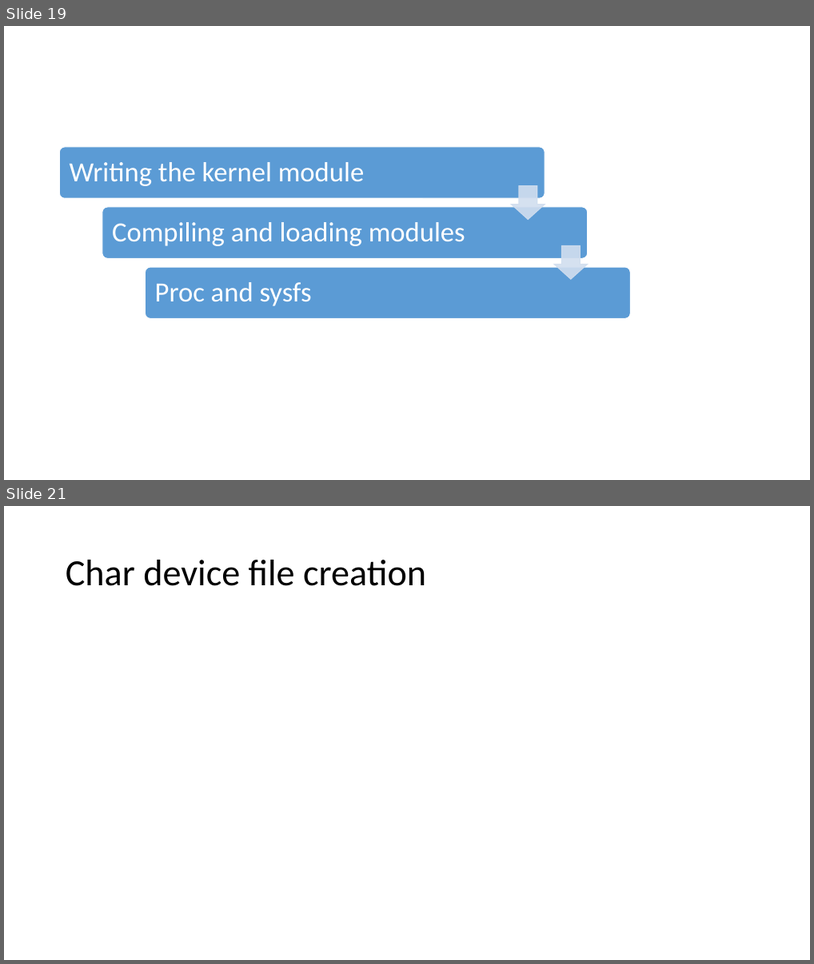
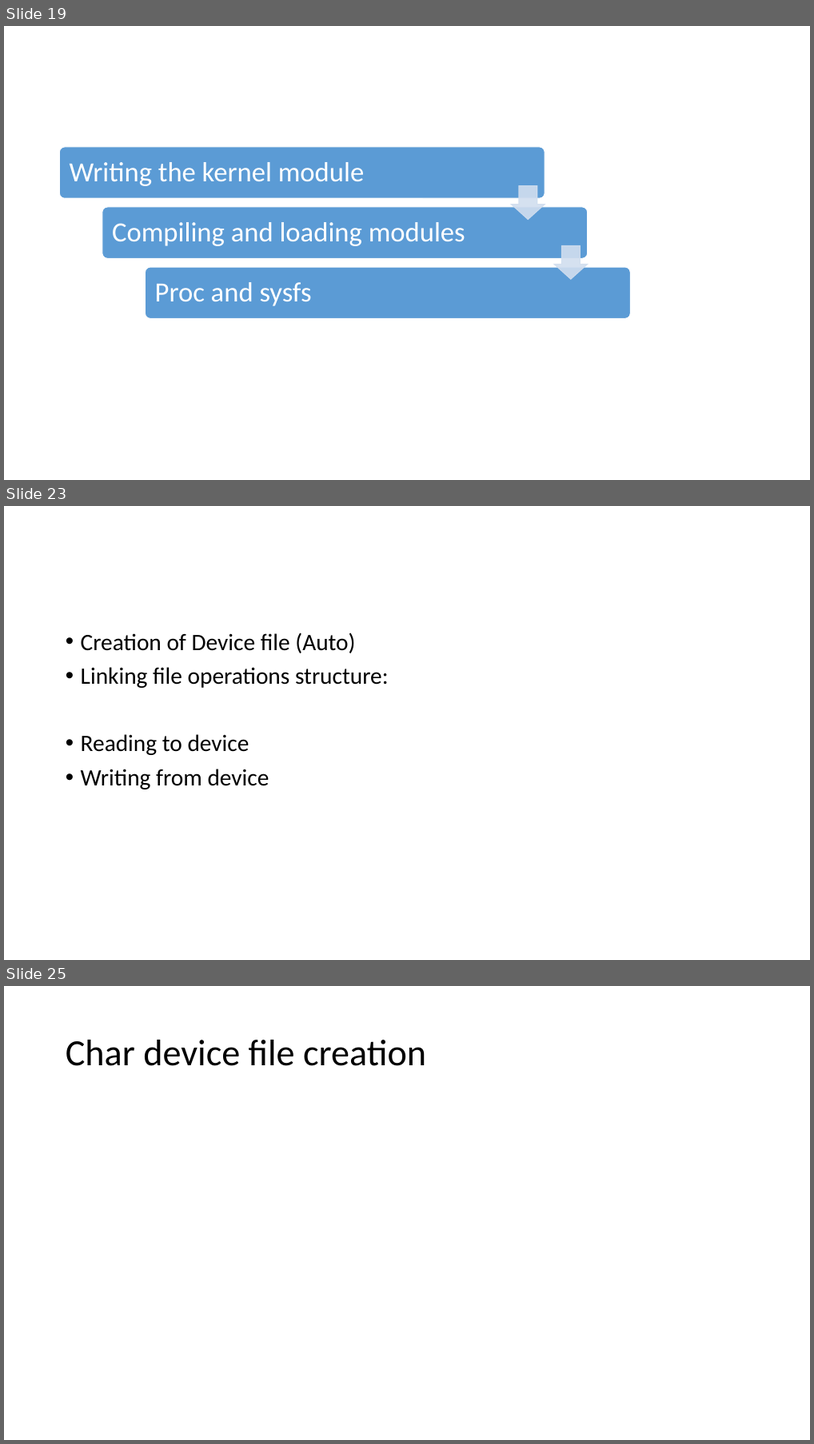
Before and after one commit to nihadjifri/Linux-device-drivers, a slide deck: Materials/ldd.pptx. Shown one above the other, each under a label of ours: slides 19 and 21 before the commit, slides 19, 23 and 25 after it; the slides between them are not shown. The pictures are 814x964 and 814x1444 pixels, drawn with LibreOffice and Linux fonts; fonts in the diff are those of the drawing. Boxes give left, top, right and bottom in pixels: in the first picture for what was removed or moved away, otherwise in the second. Text is boxed around its words. In the diff, an @@ line names an element or a change of style, - is before the commit and + after.

```diff
--- a/Materials/ldd.pptx
+++ b/Materials/ldd.pptx
@@ slide 23 added at [4,506,810,960], background #FFFFFF @@
@@ text added at [81,632,389,789], 28 pt, text #000000 @@
+• Creation of Device file (Auto)
+• Linking file operations structure:
+• Reading to device
+• Writing from device
@@ what was slide 21 is now slide 25 @@
```
Also in this commit, not shown: 1 slide changed, 3 other slides added, 5 other files.
